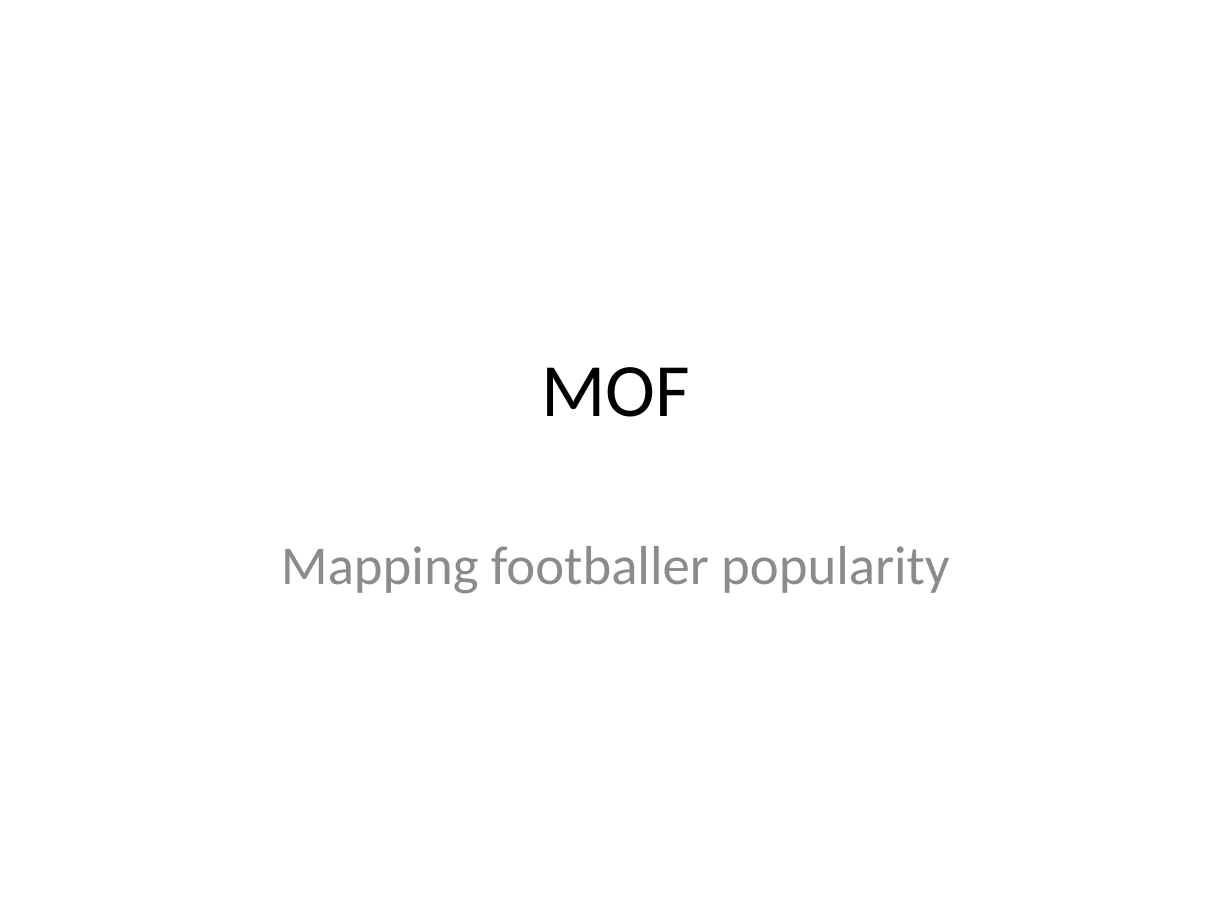
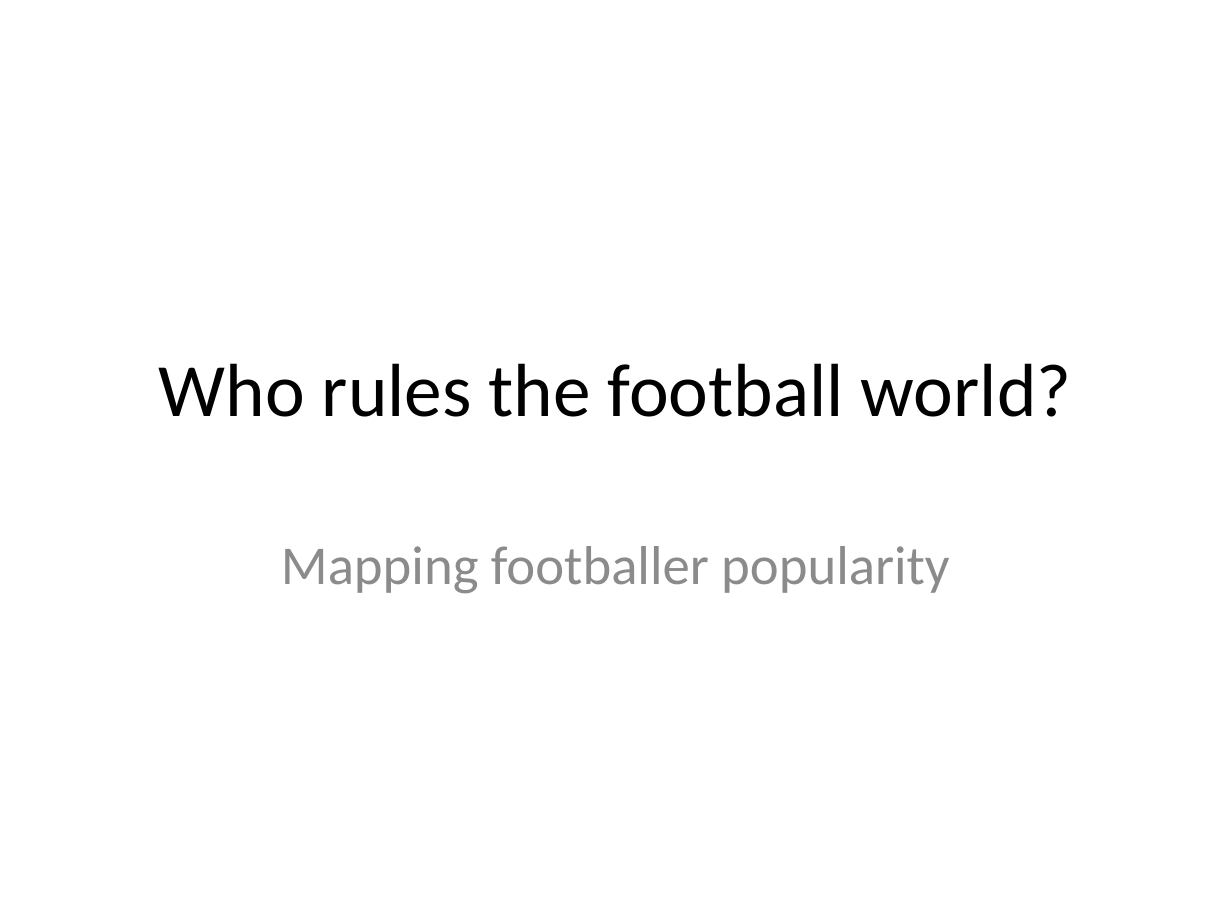
Before and after one commit to basilesimon/scraperwiki-hackday, a slide deck: slide 1 of mof.pptx. Drawn at 1232x924 pixels with LibreOffice and Linux fonts; fonts in the diff are those of the drawing. Boxes give left, top, right and bottom in pixels: in the first picture for what was removed or moved away, otherwise in the second. Text is boxed around its words. In the diff, an @@ line names an element or a change of style, - is before the commit and + after.

```diff
--- a/mof.pptx
+++ b/mof.pptx
@@ title at bbox=[159, 363, 1072, 417]: text changed @@
-MOF
+Who rules the football world?
```
Also in this commit, not shown: 1 other slide changed, 1 slide added.
